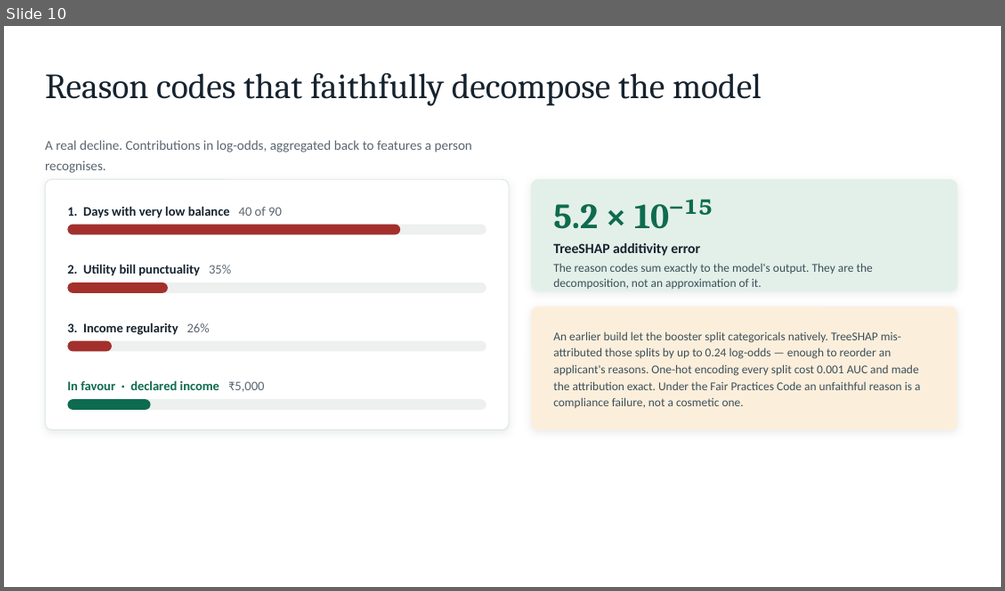
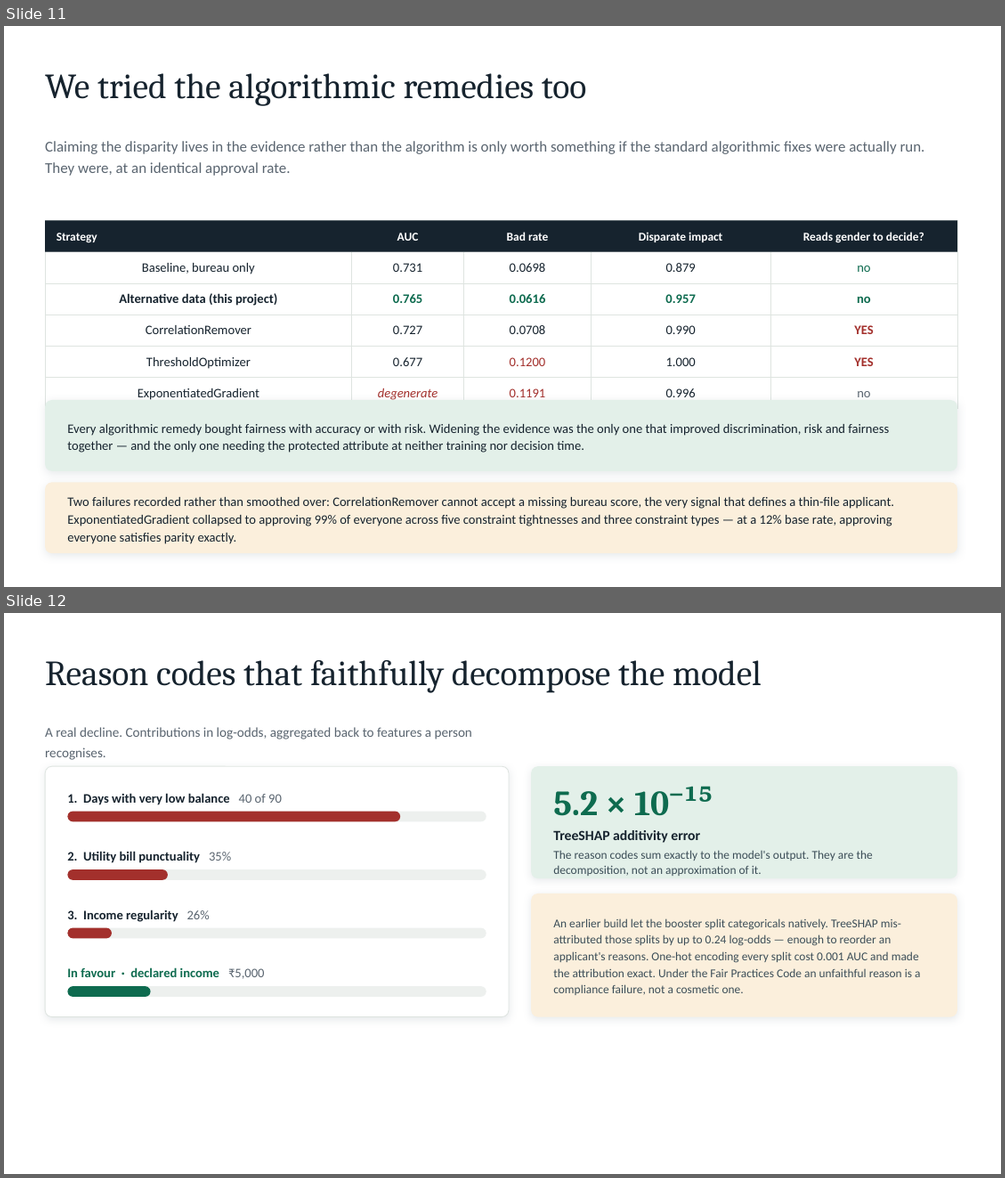
Before and after one commit to Nishantttt-ui/pratyaya, a slide deck: docs/Pratyaya-Synchrony-Hackathon.pptx. Shown one above the other, each under a label of ours: slide 10 before the commit, slides 11 and 12 after it. The pictures are 1005x591 and 1005x1178 pixels, drawn with LibreOffice and Linux fonts; fonts in the diff are those of the drawing. Boxes give left, top, right and bottom in pixels: in the first picture for what was removed or moved away, otherwise in the second. Text is boxed around its words. In the diff, an @@ line names an element or a change of style, - is before the commit and + after.

```diff
--- a/docs/Pratyaya-Synchrony-Hackathon.pptx
+++ b/docs/Pratyaya-Synchrony-Hackathon.pptx
@@ slide 11 added at bbox=[4, 26, 1001, 587], background #FFFFFF @@
@@ text added at bbox=[45, 73, 587, 106], 34 pt, text #16232E @@
+We tried the algorithmic remedies too
@@ text added at bbox=[45, 141, 925, 176], 14.5 pt, text #5A6570 @@
+Claiming the disparity lives in the evidence rather than the algorithm is only worth something if the standard algorithmic fixes were actually run. They were, at an identical approval rate.
@@ table added at bbox=[45, 220, 957, 403], 6 rows, 5 columns @@
+Strategy | AUC | Bad rate | Disparate impact | Reads gender to decide?
+Baseline, bureau only | 0.731 | 0.0698 | 0.879 | no
+Alternative data (this project) | 0.765 | 0.0616 | 0.957 | no
+CorrelationRemover | 0.727 | 0.0708 | 0.990 | YES
+ThresholdOptimizer | 0.677 | 0.1200 | 1.000 | YES
+ExponentiatedGradient | degenerate | 0.1191 | 0.996 | no
@@ rectangle added at bbox=[45, 220, 957, 252], fill #16232E @@
@@ text added at bbox=[53, 232, 97, 243], 11.5 pt, text #FFFFFF, bold @@
+Strategy
@@ text added at bbox=[396, 232, 420, 240], 11.5 pt, text #FFFFFF, bold @@
+AUC
@@ text added at bbox=[505, 232, 550, 240], 11.5 pt, text #FFFFFF, bold @@
+Bad rate
@@ text added at bbox=[635, 232, 727, 242], 11.5 pt, text #FFFFFF, bold @@
+Disparate impact
@@ text added at bbox=[798, 232, 924, 243], 11.5 pt, text #FFFFFF, bold @@
+Reads gender to decide?
@@ rounded rectangle added at bbox=[45, 400, 957, 471], fill #E3F0E9 @@
@@ text added at bbox=[67, 424, 889, 452], 12.5 pt, text #16232E @@
+Every algorithmic remedy bought fairness with accuracy or with risk. Widening the evidence was the only one that improved discrimination, risk and fairness together — and the only one needing the protected attribute at neither training nor decision time.
@@ rounded rectangle added at bbox=[45, 483, 957, 553], fill #FBEFDC @@
@@ text added at bbox=[67, 497, 894, 544], 12.5 pt, text #16232E @@
+Two failures recorded rather than smoothed over: CorrelationRemover cannot accept a missing bureau score, the very signal that defines a thin-file applicant. ExponentiatedGradient collapsed to approving 99% of everyone across five constraint tightnesses and three constraint types — at a 12% base rate, approving everyone satisfies parity exactly.
@@ what was slide 10 is now slide 12 @@
```
Also in this commit, not shown: 2 slides changed, 2 other slides added, 5 other files.
